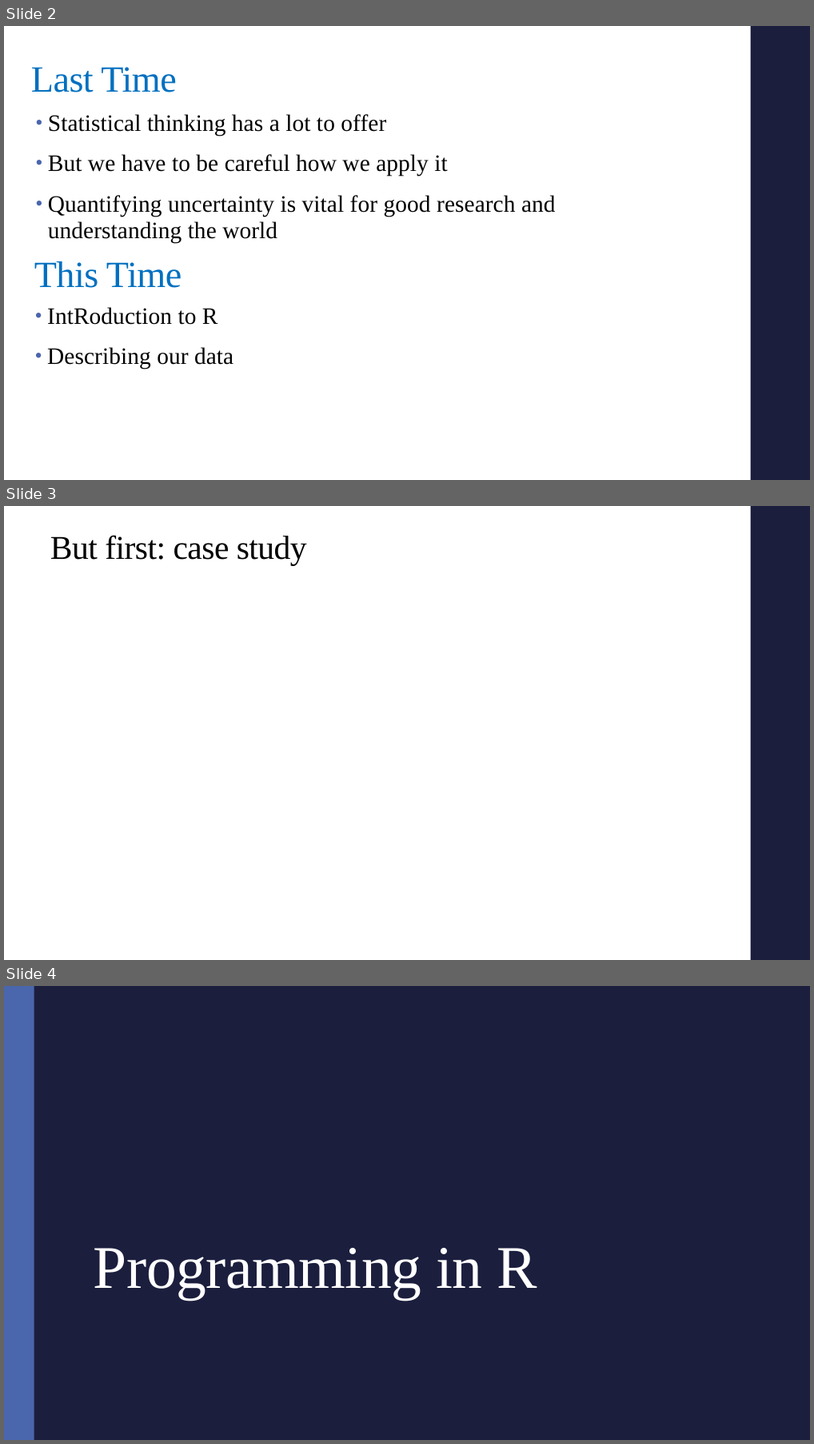
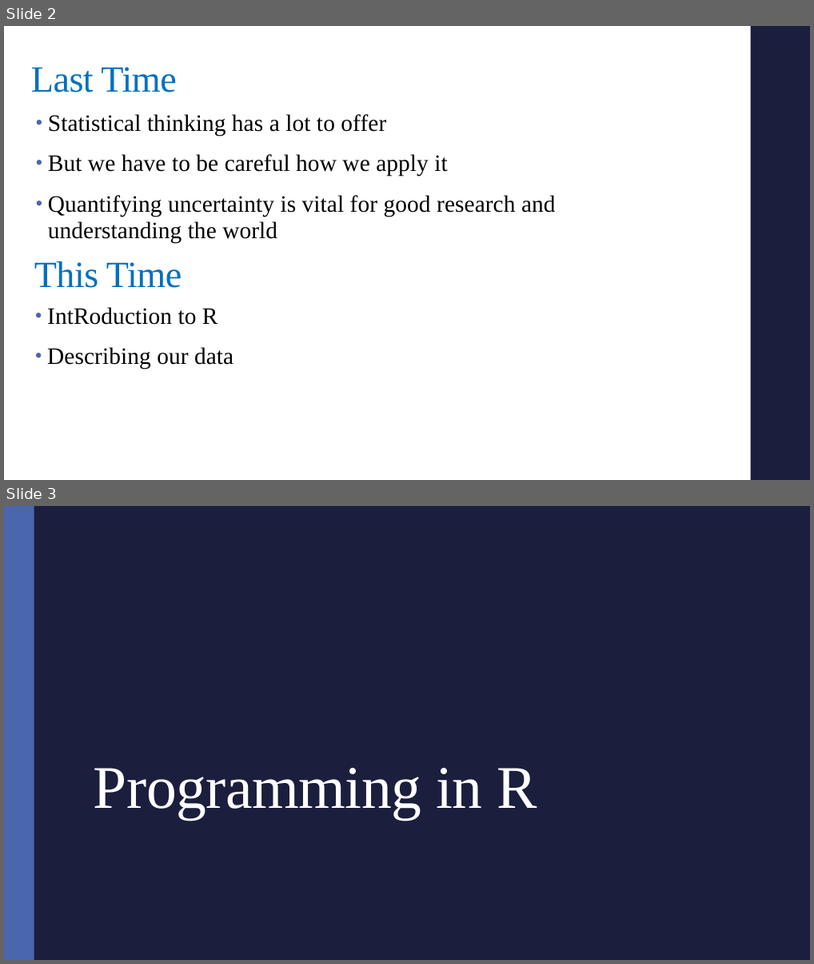
Before and after one commit to alex-hoagland/HAD5772, a slide deck: Lectures/Lecture02_Intro-to-R_DescriptiveStatistics/Lecture2_RIntro_Descriptives.pptx. Shown one above the other, each under a label of ours: slides 2, 3 and 4 before the commit, slides 2 and 3 after it. The pictures are 814x1444 and 814x964 pixels, drawn with LibreOffice and Linux fonts; fonts in the diff are those of the drawing. Boxes give left, top, right and bottom in pixels: in the first picture for what was removed or moved away, otherwise in the second. Text is boxed around its words. In the diff, an @@ line names an element or a change of style, - is before the commit and + after.

```diff
--- a/Lectures/Lecture02_Intro-to-R_DescriptiveStatistics/Lecture2_RIntro_Descriptives.pptx
+++ b/Lectures/Lecture02_Intro-to-R_DescriptiveStatistics/Lecture2_RIntro_Descriptives.pptx
@@ slide 3 removed at [4, 506, 810, 960], background #FFFFFF; not listed: 1 template element that a slide beside it also shows @@
@@ title removed at [50, 535, 307, 566] @@
-But first: case study
@@ what was slide 4 is now slide 3 @@
```
Also in this commit, not shown: 1 slide changed, 2 other files.
